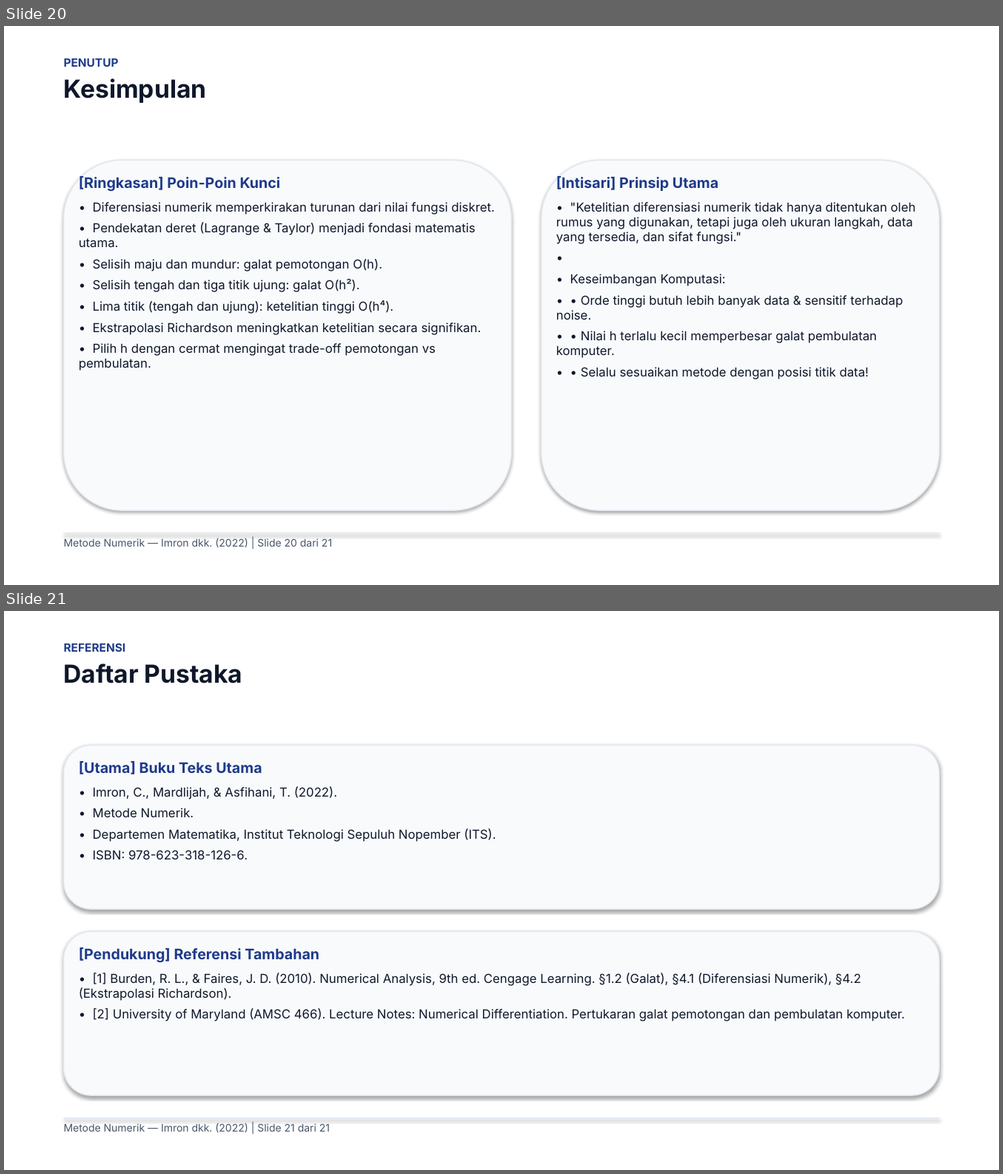
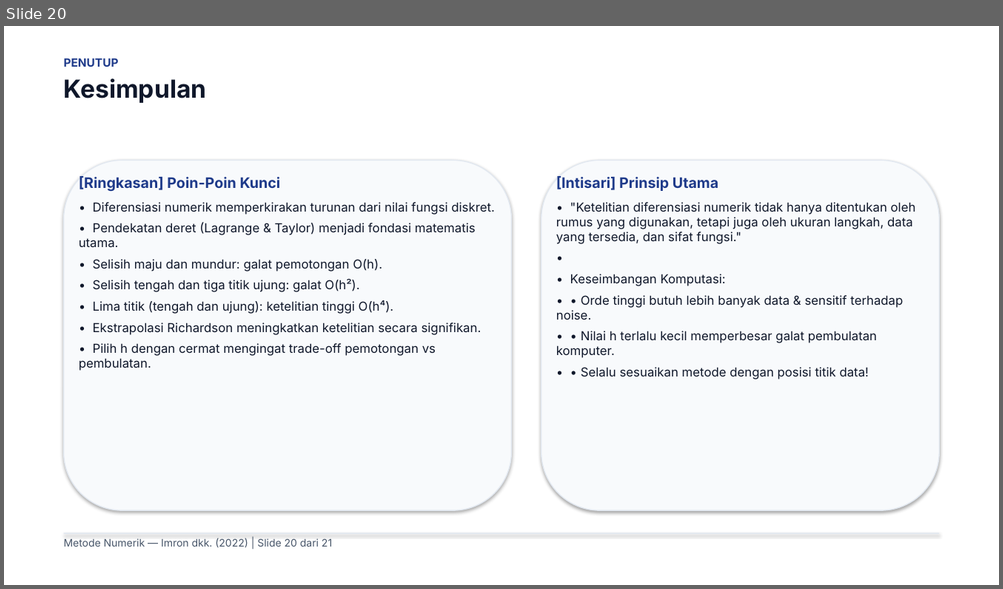
Before and after one commit to Moreyartea/Diferensiasi-Numerik, a slide deck: Diferensiasi_Numerik.pptx. Shown one above the other, each under a label of ours: slides 20 and 21 before the commit, slide 20 after it. The pictures are 1003x1174 and 1003x589 pixels, drawn with LibreOffice and Linux fonts; fonts in the diff are those of the drawing. Boxes give left, top, right and bottom in pixels: in the first picture for what was removed or moved away, otherwise in the second. Text is boxed around its words. In the diff, an @@ line names an element or a change of style, - is before the commit and + after.

```diff
--- a/Diferensiasi_Numerik.pptx
+++ b/Diferensiasi_Numerik.pptx
@@ slide 21 removed at <box>4,611,999,1170</box>, background #FFFFFF @@
@@ rectangle removed at <box>4,611,999,1170</box> @@
@@ text removed at <box>64,643,242,684</box> @@
-REFERENSI
-Daftar Pustaka
@@ rounded rectangle removed at <box>64,745,939,909</box> @@
@@ text removed at <box>79,761,495,860</box> @@
-[Utama] Buku Teks Utama
-• Imron, C., Mardlijah, & Asfihani, T. (2022).
-• Metode Numerik.
-• Departemen Matematika, Institut Teknologi Sepuluh Nopember (ITS).
-• ISBN: 978-623-318-126-6.
@@ rounded rectangle removed at <box>64,932,939,1096</box> @@
@@ text removed at <box>79,948,905,1022</box> @@
-[Pendukung] Referensi Tambahan
-• [1] Burden, R. L., & Faires, J. D. (2010). Numerical Analysis, 9th ed. Cengage Learning. §1.2 (Galat), §4.1 (Diferensiasi Numerik), §4.2 (Ekstrapolasi Richardson).
-• [2] University of Maryland (AMSC 466). Lecture Notes: Numerical Differentiation. Pertukaran galat pemotongan dan pembulatan komputer.
@@ rectangle removed at <box>64,1119,939,1119</box> @@
@@ text removed at <box>64,1123,330,1133</box> @@
-Metode Numerik — Imron dkk. (2022) | Slide 21 dari 21
```
Also in this commit, not shown: 1 slide added, 4 other files.
